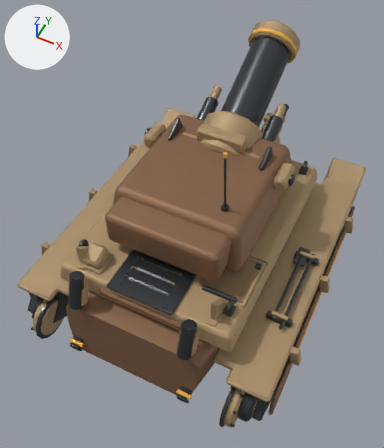
The FBX model unity/RogueCommandAssetAuthoring/Assets/RogueCommandExpansionSample/Models/BulwarkSiegeTank.fbx, before and after one commit.
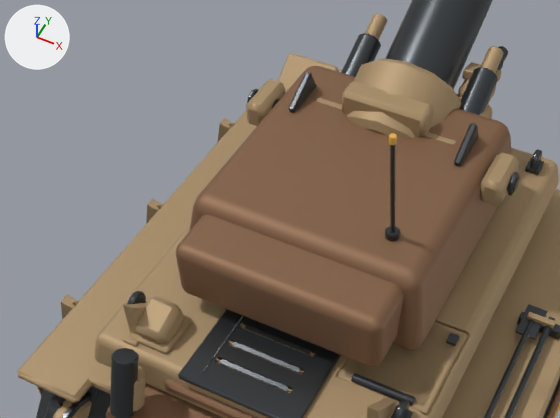
Old and new are each drawn whole from a 50 mm camera at (1.52, -3.24, 4.85) aimed at (-0.04, -0.12, 0.94) and again close up on the part from 2% to 83% of the width and 17% to 69% of the height. Lighting does not change. The marker at upper left points along +X, +Y and +Z. The last two pictures show the newer version. Vertices at exactly the same position are counted once.

The first close-up shows 'BulwarkSiegeTank_Batch_Gunmetal', 'BulwarkSiegeTank_Batch_LightArmor', 'BulwarkSiegeTank_Batch_PrimaryArmor', 'BulwarkSiegeTank_Batch_Tread' and 1 more.
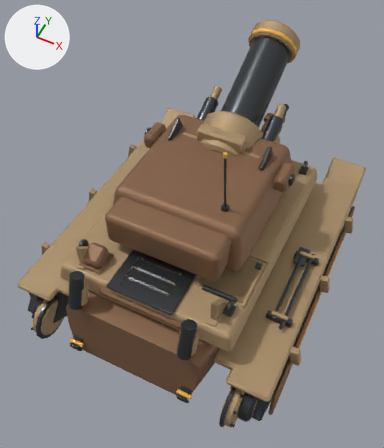
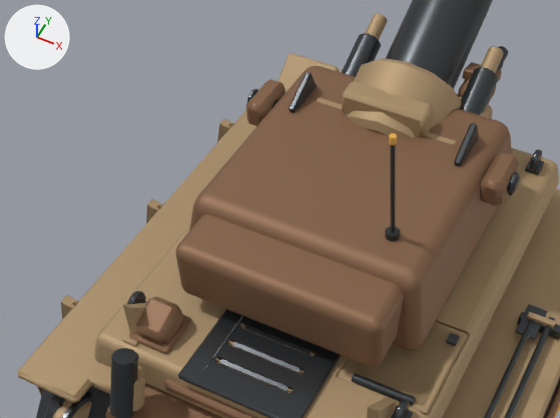
What differs and where, as boxes [x1, y1, x2, y2] in the close-ups (560 x 418 px):
part 1 of me_bulwarksiegetankarmor_upperdeck_mesh_002, deleted: before [129, 62, 519, 353]
part 2 of me_bulwarksiegetankarmor_hull_mesh_001, added (brown): after [129, 314, 192, 353]
part 3 of me_bulwarksiegetankarmor_hull_mesh_001, added (brown): after [136, 296, 184, 344]
part 4 of me_bulwarksiegetankarmor_hull_mesh_001, added (mostly hidden): after [458, 79, 496, 103]
part 5 of me_bulwarksiegetankarmor_hull_mesh_001, added: after [462, 62, 502, 82]
part 6 of me_bulwarksiegetankarmor_hull_mesh_001, added (brown): after [246, 79, 285, 126]
part 7 of me_bulwarksiegetankarmor_hull_mesh_001, added (brown): after [480, 153, 519, 206]

Patch to the scene script:
```diff
--- a/unity/RogueCommandAssetAuthoring/Assets/RogueCommandExpansionSample/Models/BulwarkSiegeTank.fbx.py
+++ b/unity/RogueCommandAssetAuthoring/Assets/RogueCommandExpansionSample/Models/BulwarkSiegeTank.fbx.py
@@ me_bulwarksiegetankarmor_hull_mesh_001 @@
 # used by ob_bulwarksiegetank_batch_primaryarmor; location = (0.0, 0.0, 0.0)
-me_bulwarksiegetankarmor_hull_mesh_001.from_pydata(...)  # 720 vertices, 691 faces; spans x -1.31..1.31, y -1.47..1.53, z 0.21..1.57
+me_bulwarksiegetankarmor_hull_mesh_001.from_pydata(...)  # 864 vertices, 847 faces; spans x -1.31..1.31, y -1.47..1.53, z 0.21..1.61
+# me_bulwarksiegetankarmor_hull_mesh_001 part 2: the loose piece of 24 vertices spanning x -0.41..0.41, y -1.23..-0.57, z 0.94..1.01 is copied, and the copy is scaled about its middle by (0.264, 0.352, 0.363), then moved by (-0.55, -0.1, 0.12); it spans x -0.66..-0.44, y -1.12..-0.88, z 1.08..1.11
+# me_bulwarksiegetankarmor_hull_mesh_001 part 3: a new loose piece of 24 vertices spanning x -0.64..-0.46, y -1.11..-0.89, z 1.06..1.24, in mat_bulwarksiegetank_primaryarmor (brown #8b694d)
+# me_bulwarksiegetankarmor_hull_mesh_001 part 4: a new loose piece of 24 vertices spanning x 0.24..0.4, y 0.83..1.07, z 1.41..1.58, in mat_bulwarksiegetank_primaryarmor (brown #8b694d)
+# me_bulwarksiegetankarmor_hull_mesh_001 part 5: a new loose piece of 24 vertices spanning x 0.23..0.41, y 0.93..1.07, z 1.53..1.61, in mat_bulwarksiegetank_primaryarmor (brown #8b694d)
+# me_bulwarksiegetankarmor_hull_mesh_001 part 6: a new loose piece of 24 vertices spanning x -0.74..-0.62, y 0.19..0.47, z 1.41..1.58, in mat_bulwarksiegetank_primaryarmor (brown #8b694d)
+# me_bulwarksiegetankarmor_hull_mesh_001 part 7: a new loose piece of 24 vertices spanning x 0.62..0.74, y 0.19..0.47, z 1.41..1.58, in mat_bulwarksiegetank_primaryarmor (brown #8b694d)
 me_bulwarksiegetankarmor_hull_mesh_001.materials.append(mat_bulwarksiegetank_primaryarmor)
@@ me_bulwarksiegetankarmor_upperdeck_mesh_002 @@
 # used by ob_bulwarksiegetank_batch_lightarmor; location = (0.0, 0.0, 0.0)
-me_bulwarksiegetankarmor_upperdeck_mesh_002.from_pydata(...)  # 5715 vertices, 5811 faces; spans x -1.38..1.38, y -1.55..1.9, z 0.17..2.23
+me_bulwarksiegetankarmor_upperdeck_mesh_002.from_pydata(...)  # 5571 vertices, 5655 faces; spans x -1.38..1.38, y -1.55..1.9, z 0.17..2.23
+# me_bulwarksiegetankarmor_upperdeck_mesh_002 part 1: 6 loose pieces with 144 vertices, spanning x -0.74..0.74, y -1.12..1.07, z 1.06..1.61, are deleted
 me_bulwarksiegetankarmor_upperdeck_mesh_002.materials.append(mat_bulwarksiegetank_lightarmor)
```
